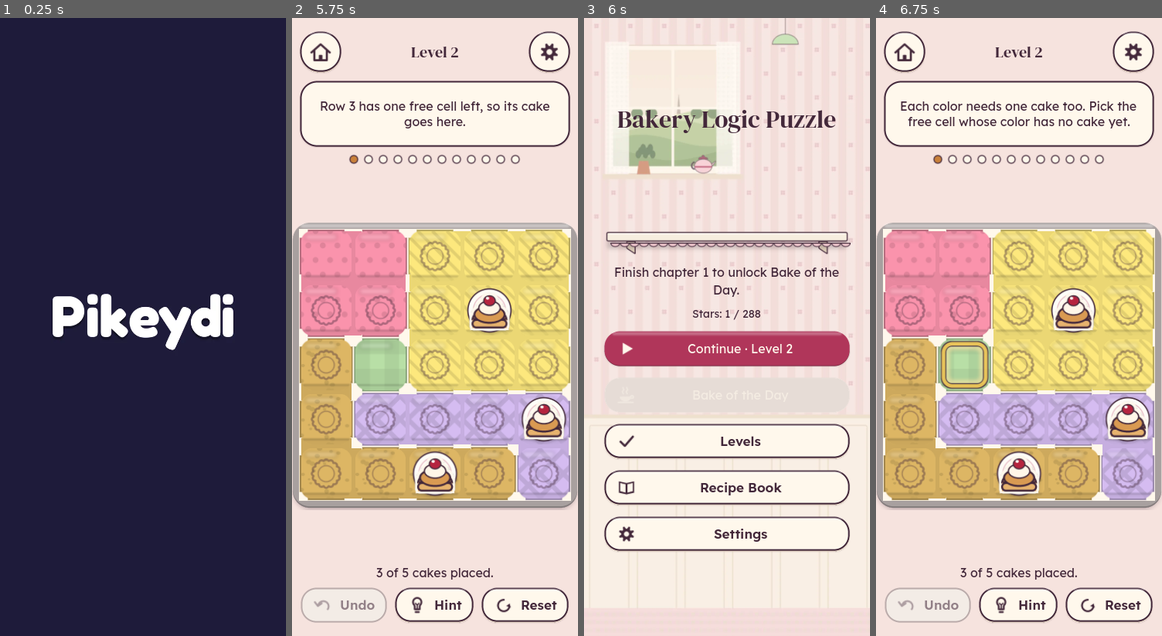
Above: before the commit, frames 1-4 (left to right).
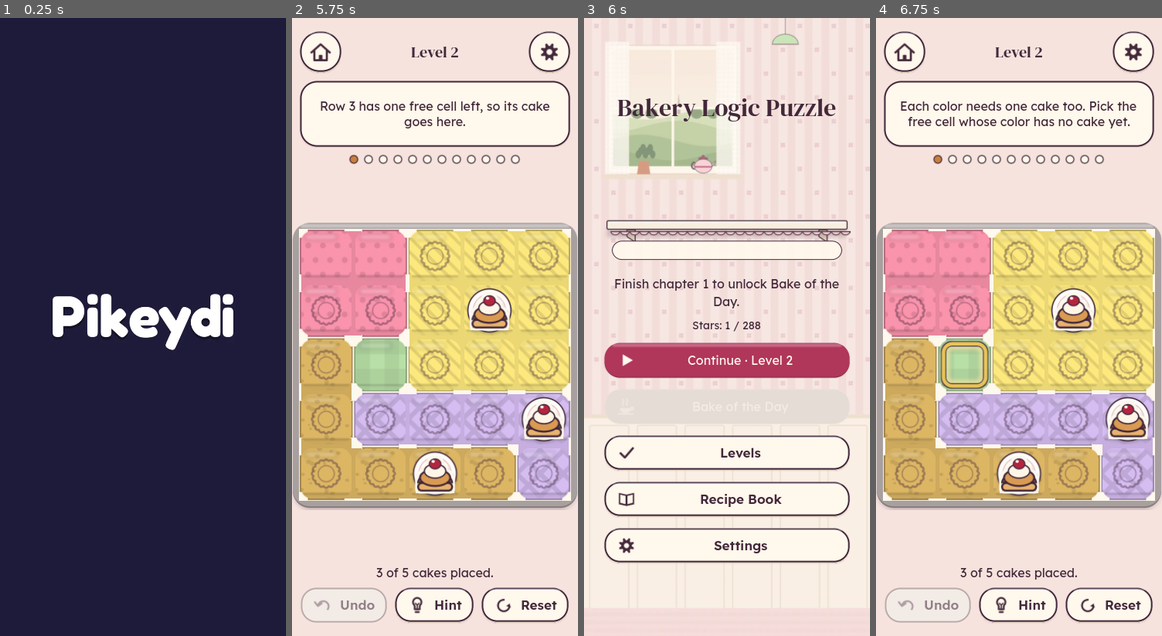
Above: after the commit, the same moments.

Repository: shaharFranses/tea-bakery
Game: Godot game, scene res://scenes/main.tscn
The game is run twice, just before and just after one commit, with the same random seed, the same clock (stepped at 60 frames per second) and the same inputs.
Inputs (mouse positions are in pixels of both pictures, inside the frame that each line leads up to):
- Up to frame 1 (0.25 s): no input
- Up to frame 2 (5.75 s): click (320, 55) at 0.5 s; click "Hint" at 1.25 s; click "Show me" at 2 s; click (320, 55) at 2.75 s; click "Hint" at 3.5 s; click "Show me" at 4.25 s; click "Undo" at 5 s
- Up to frame 3 (6 s): click (612, 55) at 5.75 s
- Up to frame 4 (6.75 s): click "Continue · Level 2" at 6.5 s

Frames 1-2 are identical in both runs. In frame 3, 17% of the frame differs, in the area x 7-94%, y 13-89%; in frame 4, nothing differs.

Commit message:
Home shelf: baked cakes go in a tidy tray under the counter (no overlap with décor)
Co-Authored-By: Claude Sonnet 5.5 <noreply@anthropic.com>
Claude-Session: https://claude.ai/code/session_01FBTEVWUhLxayPoiKSdDWMJ

Diff:
--- a/scenes/main.gd
+++ b/scenes/main.gd
@@ -381,7 +381,7 @@
 	# Home (§9: Continue / Bake of the Day / Recipe Book / Settings; counter shelf with décor; streak)
 	var h := _page("HomeScreen"); home_screen = h.root
 	h.col.add_child(_title(Cfg.TITLE_PLACEHOLDER, "HomeTitle", 32))
-	home_shelf = Shelf.new(); home_shelf.name = "HomeShelf"; home_shelf.custom_minimum_size = Vector2(320, 142)
+	home_shelf = Shelf.new(); home_shelf.name = "HomeShelf"; home_shelf.cake_row = true; home_shelf.custom_minimum_size = Vector2(320, 142 + 34 * 320 / 360.0)
 	h.col.add_child(home_shelf)
 	home_streak = _body("", "HomeStreak"); h.col.add_child(home_streak)
 	home_stars = _body("", "HomeStars"); home_stars.add_theme_font_size_override("font_size", 14); h.col.add_child(home_stars)
@@ -779,7 +779,7 @@
 		(map_box.get_node("MapGrid%d" % ch) as GridContainer).columns = 6 if m == "wide" else 4
 	settings_flow.custom_minimum_size.x = 452.0 if m == "wide" else 220.0   # 2 toggles per row on wide (fits 800x450)
 	var short := vs.y < 600.0                      # e.g. the 800x450 CrazyGames embed: compact Home
-	home_shelf.custom_minimum_size.y = 90.0 if short else 142.0
+	home_shelf.custom_minimum_size.y = (90.0 if short else 142.0) + 30.0
 	home_screen.get_node("Column").add_theme_constant_override("separation", 6 if short else 12)
 	end_screen.get_node("Column").add_theme_constant_override("separation", 6 if short else 12)
 	_fit_bubble()
--- a/scenes/shelf.gd
+++ b/scenes/shelf.gd
@@ -4,19 +4,24 @@
 extends Control
 
 const Chapters = preload("res://game/chapters.gd")
+const Pal = preload("res://ui/theme/art_palette.gd")
 var owned: Array = []
 var drop_ch := 0           # décor piece currently dropping in (chapter end), 0 = none
 var drop_t := 1.0
 var _slots := {}
 var _tex := {}
-const CAKE_SIZE := 38.0   # 1x px on the 360x160 shelf
-## Cake x (1x px, bottom-centre): in front of, and a little right of, each décor piece; ch3 / ch6 sit in the gaps.
-const CAKE_X := {1: 62.0, 2: 118.0, 3: 136.0, 4: 186.0, 5: 238.0, 6: 208.0, 7: 294.0, 8: 346.0}
+## Cake tray (home shelf only): a cream runner under the counter with one slot per chapter; each finished chapter's baked
+## cake sits in its slot. Nothing overlaps the décor above. Empty slots stay empty (D-01: no silhouettes, no "?").
+const TRAY_H := 34.0       # 1x px added under the 360x160 shelf art
+const CAKE_SIZE := 28.0
+var cake_row := false      # set by main on the home shelf
+var _cake_tex := {}
 
-func _cake_tex(ch: int) -> Texture2D:
-	var key := "cake%d" % ch
-	if not _tex.has(key): _tex[key] = load("res://assets/board/cake_%s@2x.png" % Chapters.CAKES[ch - 1])
-	return _tex[key]
+func extra_h() -> float: return TRAY_H if cake_row else 0.0
+
+func _cake(ch: int) -> Texture2D:
+	if not _cake_tex.has(ch): _cake_tex[ch] = load("res://assets/board/cake_%s@2x.png" % Chapters.CAKES[ch - 1])
+	return _cake_tex[ch]
 
 func _ready() -> void:
 	texture_filter = CanvasItem.TEXTURE_FILTER_LINEAR_WITH_MIPMAPS
@@ -35,8 +40,9 @@
 	tw.parallel().tween_method(func(_v): queue_redraw(), 0.0, 1.0, 0.6)
 
 func _draw() -> void:
-	var k := minf(size.x / 360.0, size.y / 160.0)
-	var o := Vector2((size.x - 360.0 * k) / 2.0, size.y - 160.0 * k)
+	var H := 160.0 + extra_h()
+	var k := minf(size.x / 360.0, size.y / H)
+	var o := Vector2((size.x - 360.0 * k) / 2.0, size.y - H * k)
 	var full := Rect2(o, Vector2(360, 160) * k)
 	draw_texture_rect(_tex.shelf_counter, full, false)
 	if 3 in owned: draw_texture_rect(_tex.shelf_gingham_drape, full, false)
@@ -48,13 +54,16 @@
 		var y := bottom - side
 		if ch == drop_ch: y -= (1.0 - drop_t) * 80.0 * k
 		draw_texture_rect(_tex[ch], Rect2(Vector2(o.x + float(s.x) * k - side / 2.0, y), Vector2(side, side)), false)
-	# the baked cake of every finished chapter sits on the counter in front of its décor piece (ch3 / ch6 have no piece: their
-	# cake takes the gap between neighbours); each drops in with its décor at chapter end
-	for ch in owned:
-		if ch < 1 or ch > Chapters.CAKES.size(): continue
-		var cx: float = CAKE_X.get(ch, 0.0)
-		var cside := CAKE_SIZE * k
-		var cy := o.y + 128.0 * k + cside * 0.10 - cside
-		if ch == drop_ch: cy -= (1.0 - drop_t) * 80.0 * k
-		draw_texture_rect(_cake_tex(ch), Rect2(Vector2(o.x + cx * k - cside / 2.0, cy), Vector2(cside, cside)), false)
 	if 6 in owned: draw_texture_rect(_tex.shelf_bunting_garland, full, false)
+	if cake_row:
+		var tray := StyleBoxFlat.new(); tray.bg_color = Color(Pal.CLOTTED_CREAM, 0.92)
+		tray.set_corner_radius_all(int(14 * k)); tray.set_border_width_all(maxi(1, int(2 * k))); tray.border_color = Pal.EARL_GREY_INK
+		var ty := o.y + 156.0 * k
+		draw_style_box(tray, Rect2(Vector2(o.x + 12.0 * k, ty), Vector2(336, TRAY_H - 6.0) * k))
+		var cs := CAKE_SIZE * k
+		for ch in owned:
+			if ch < 1 or ch > Chapters.CAKES.size(): continue
+			var cx: float = 30.0 + (ch - 1) * 42.857      # 8 slots across the tray
+			var cy := ty + ((TRAY_H - 6.0) * k - cs) / 2.0
+			if ch == drop_ch: cy -= (1.0 - drop_t) * 60.0 * k
+			draw_texture_rect(_cake(ch), Rect2(Vector2(o.x + cx * k - cs / 2.0, cy), Vector2(cs, cs)), false)
